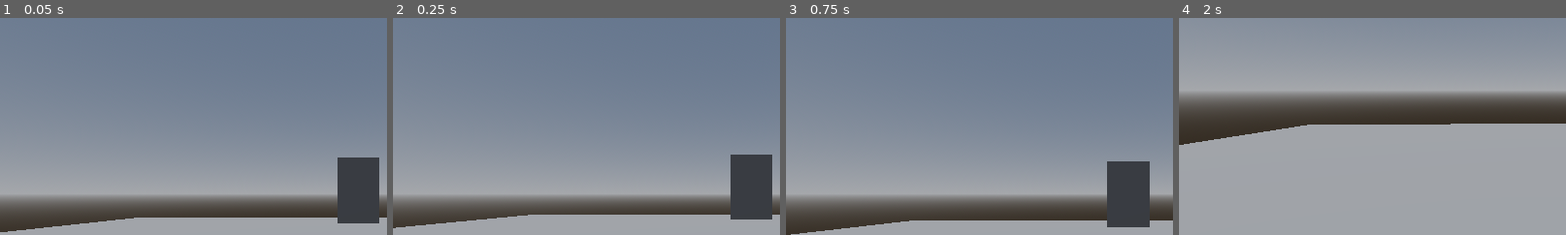
Above: before the commit, frames 1-4 (left to right).
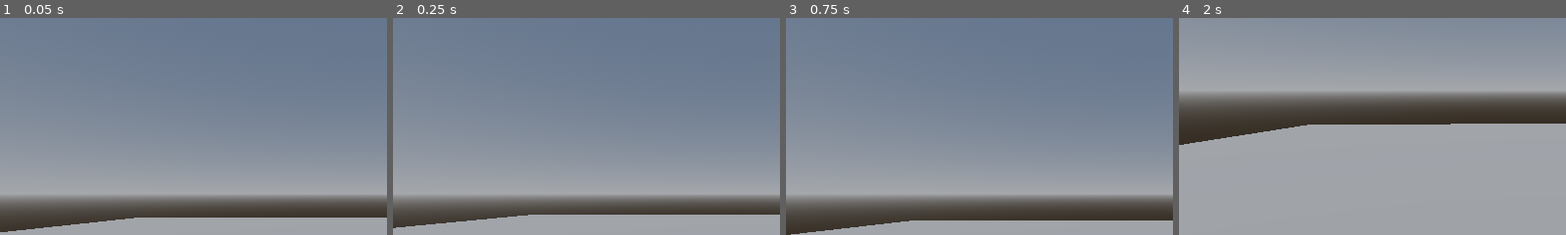
Above: after the commit, the same moments.

Repository: SigHelLun/Famished2
Game: Godot game, scene res://Testzone.tscn
Two runs of this game, one before a commit and one after it. Both use one fixed random seed, a clock stepped at 60 frames per second and the inputs below. This scene is started directly instead of the project's main scene.
Inputs (mouse positions are % of the whole screen's width and height, from its top left):
- Up to frame 1 (0.05 s): no input
- Up to frame 2 (0.25 s): no input
- Up to frame 3 (0.75 s): tap Enter (ui_accept) at 0.5 s; move the mouse to (72, 45) at 0.52 s; hold D (move_right) from 0.53 s (still down); tap E (action) at 0.6 s; click (72, 45) at 0.67 s
- Up to frame 4 (2 s): tap Enter (ui_accept) at 0.77, 1.52 s; move the mouse to (45, 50) at 1.27 s; release D (move_right) at 1.28 s; hold W (move_forward) from 1.28 s (still down); tap E (action) at 1.35 s
The pictures show only the part of the screen within x 4-54%, y 10-59%; the shares and areas given below are measured in that part.

The runs differ from the first frame. In frame 1, 2.7% of the frame differs, in the area x 87-98%, y 64-95%; in frame 2, 2.8%, in the area x 87-98%, y 62-93%; in frame 3, 2.7%; in frame 4, nothing differs.

Commit message:
please no merg conflict

Diff:
--- a/Tel_Testzone_Base.gd
+++ /dev/null
@@ -1,17 +0,0 @@
-extends Area3D
-
-var entered = false
-
-
-func _on_area_entered(body: PhysicsBody3D):
-	entered = true
-
-
-func _on_area_exited(area):
-	entered = false
-
-
-func _process(delta):
-		if entered == true:
-			if Input.is_action_just_pressed("action"):
-				get_tree().change_scene("res://tel_test.tscn")
--- a/Testzone.tscn
+++ b/Testzone.tscn
@@ -1,7 +1,6 @@
-[gd_scene load_steps=11 format=3 uid="uid://cwnfilfqvf5me"]
+[gd_scene load_steps=7 format=3 uid="uid://cwnfilfqvf5me"]
 
 [ext_resource type="PackedScene" uid="uid://c0x1iwtno5yx1" path="res://player.tscn" id="1_2rqko"]
-[ext_resource type="Script" path="res://Tel_Testzone_Base.gd" id="2_x2uw6"]
 
 [sub_resource type="PlaneMesh" id="PlaneMesh_heru7"]
 
@@ -17,13 +16,6 @@
 background_mode = 2
 sky = SubResource("Sky_aeaw6")
 ambient_light_energy = 16.0
-
-[sub_resource type="SphereShape3D" id="SphereShape3D_18s8e"]
-
-[sub_resource type="BoxMesh" id="BoxMesh_so4v1"]
-
-[sub_resource type="ConcavePolygonShape3D" id="ConcavePolygonShape3D_1mrr0"]
-data = PackedVector3Array(-0.5, 0.5, 0.5, 0.5, 0.5, 0.5, -0.5, -0.5, 0.5, 0.5, 0.5, 0.5, 0.5, -0.5, 0.5, -0.5, -0.5, 0.5, 0.5, 0.5, -0.5, -0.5, 0.5, -0.5, 0.5, -0.5, -0.5, -0.5, 0.5, -0.5, -0.5, -0.5, -0.5, 0.5, -0.5, -0.5, 0.5, 0.5, 0.5, 0.5, 0.5, -0.5, 0.5, -0.5, 0.5, 0.5, 0.5, -0.5, 0.5, -0.5, -0.5, 0.5, -0.5, 0.5, -0.5, 0.5, -0.5, -0.5, 0.5, 0.5, -0.5, -0.5, -0.5, -0.5, 0.5, 0.5, -0.5, -0.5, 0.5, -0.5, -0.5, -0.5, 0.5, 0.5, 0.5, -0.5, 0.5, 0.5, 0.5, 0.5, -0.5, -0.5, 0.5, 0.5, -0.5, 0.5, -0.5, 0.5, 0.5, -0.5, -0.5, -0.5, 0.5, 0.5, -0.5, 0.5, -0.5, -0.5, -0.5, 0.5, -0.5, 0.5, 0.5, -0.5, -0.5, -0.5, -0.5, -0.5)
 
 [node name="Node3D" type="Node3D"]
 
@@ -45,26 +37,4 @@
 [node name="DirectionalLight3D" type="DirectionalLight3D" parent="."]
 transform = Transform3D(0.999956, 0.00926933, -0.00167574, 0.00149171, 0.0198249, 0.999802, 0.00930072, -0.999761, 0.0198102, -0.0197587, 5.15335, 0.00104618)
 
-[node name="Area3D" type="Area3D" parent="."]
-transform = Transform3D(1, 0, 0, 0, 1, 0, 0, 0, 1, 0, 0.391726, 0)
-script = ExtResource("2_x2uw6")
-
-[node name="CollisionShape3D" type="CollisionShape3D" parent="Area3D"]
-transform = Transform3D(2.08204, 0, 0, 0, 8.18136, 0, 0, 0, 3.83594, 0, 0, -17.3692)
-shape = SubResource("SphereShape3D_18s8e")
-
-[node name="MeshInstance3D" type="MeshInstance3D" parent="Area3D"]
-transform = Transform3D(2.64292, 0, 0, 0, 7.35053, 0, 0, 0, 1, 0, 0, -18.1281)
-mesh = SubResource("BoxMesh_so4v1")
-
-[node name="StaticBody3D" type="StaticBody3D" parent="Area3D/MeshInstance3D"]
-transform = Transform3D(0.991261, 0, 0, 0, 1, 0, 0, 0, 1, 0, 0, 0)
-
-[node name="CollisionShape3D" type="CollisionShape3D" parent="Area3D/MeshInstance3D/StaticBody3D"]
-transform = Transform3D(1.01994, 0, 0, 0, 1, 0, 0, 0, 1, 0, 0, 0)
-shape = SubResource("ConcavePolygonShape3D_1mrr0")
-
 [connection signal="tree_entered" from="CharacterBody3D" to="CharacterBody3D" method="_on_tree_entered"]
-[connection signal="area_entered" from="Area3D" to="Area3D" method="_on_area_entered"]
-[connection signal="area_exited" from="Area3D" to="Area3D" method="_on_area_exited"]
-[connection signal="body_entered" from="Area3D" to="CharacterBody3D" method="_on_area_3d_body_entered"]
Not shown: 1 places in GasStation.tscn that only renumber resources
